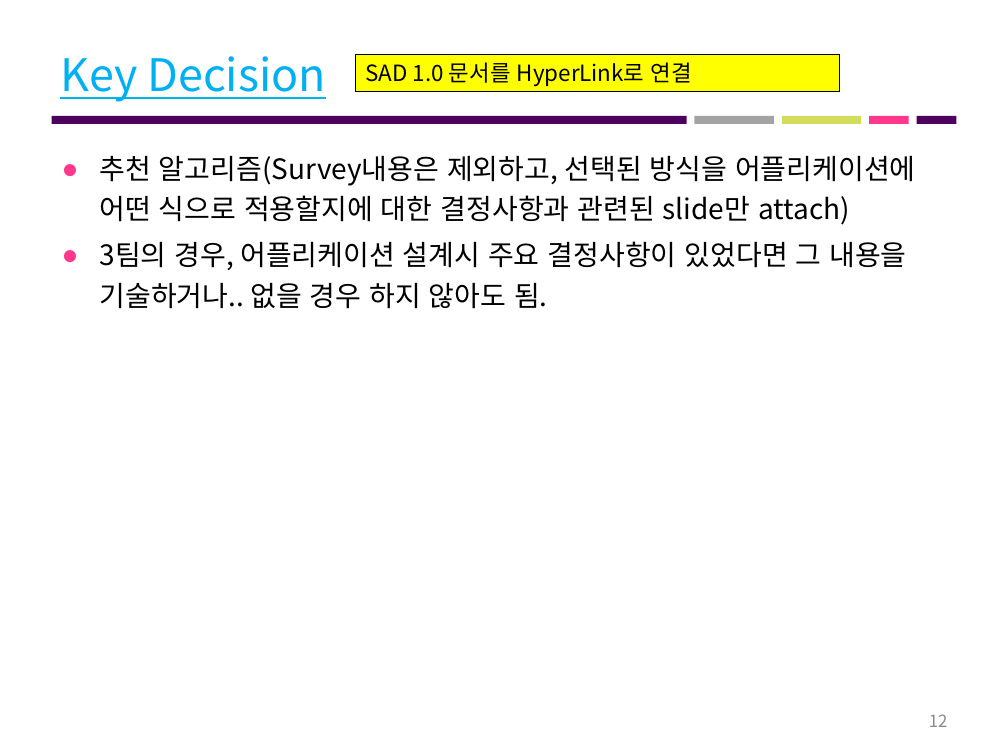
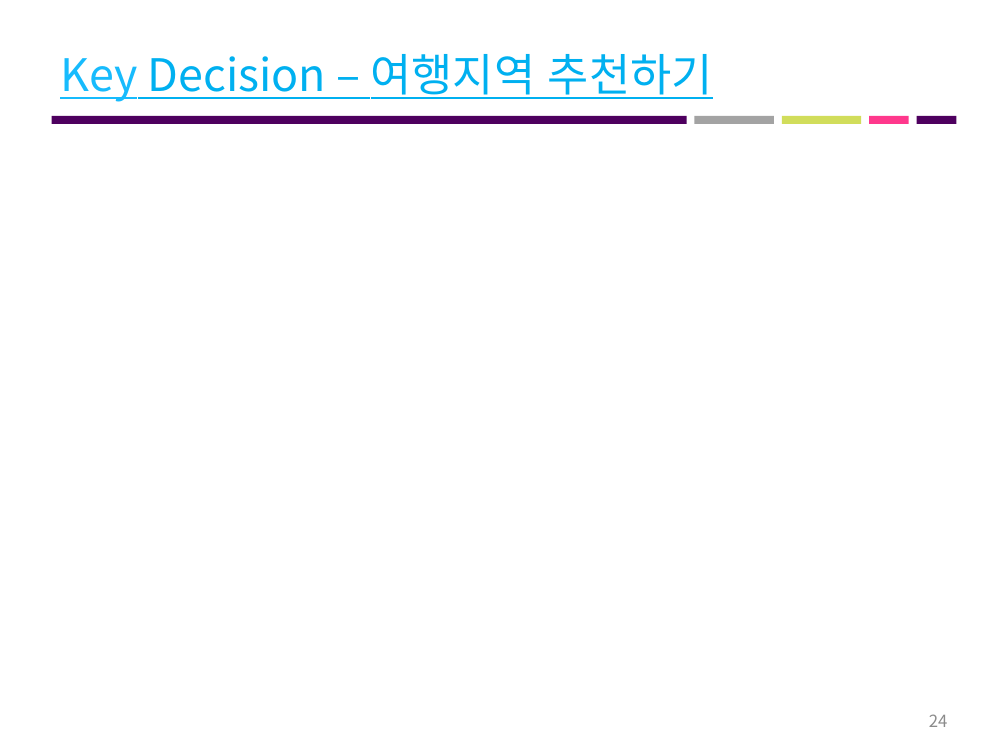
Before and after one commit to roeniss/TripPicker, a slide deck: slide 24 of 관리산출물/프로젝트_최종결과보고서/1팀_최종결과보고서.pptx (slide 12 before the commit). Drawn at 1008x756 pixels with LibreOffice and Linux fonts; fonts in the diff are those of the drawing. Boxes give left, top, right and bottom in pixels: in the first picture for what was removed or moved away, otherwise in the second. Text is boxed around its words. In the diff, an @@ line names an element or a change of style, - is before the commit and + after.

```diff
--- a/관리산출물/프로젝트_최종결과보고서/1팀_최종결과보고서.pptx
+++ b/관리산출물/프로젝트_최종결과보고서/1팀_최종결과보고서.pptx
@@ title at bbox=[60, 54, 713, 102]: text changed @@
-Key Decision
+Key Decision – 여행지역 추천하기
@@ rectangle removed at bbox=[356, 54, 840, 92] @@
-SAD 1.0 문서를 HyperLink로 연결
@@ text removed at bbox=[99, 155, 916, 309] @@
-● 추천 알고리즘(Survey내용은 제외하고, 선택된 방식을 어플리케이션에 어떤 식으로 적용할지에 대한 결정사항과 관련된 slide만 attach)
-● 3팀의 경우, 어플리케이션 설계시 주요 결정사항이 있었다면 그 내용을 기술하거나.. 없을 경우 하지 않아도 됨.
@@ page number at bbox=[929, 714, 948, 727]: text changed @@
-12
+24
```
Also in this commit, not shown: 5 other slides changed, 13 slides added, 1 slide removed, 7 other files.
